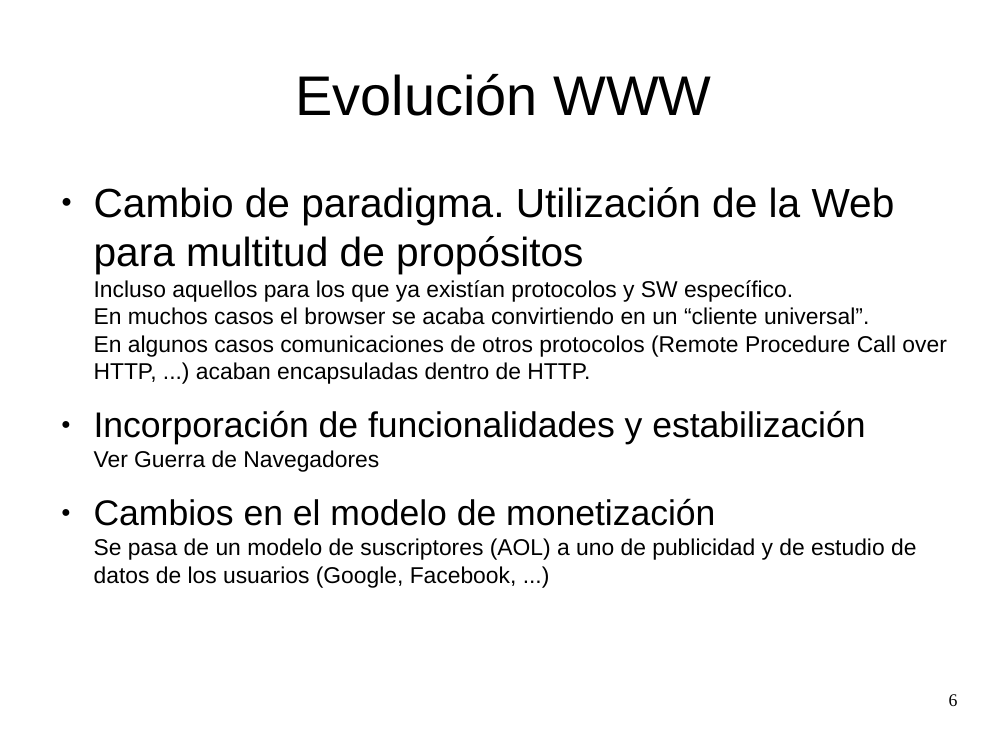
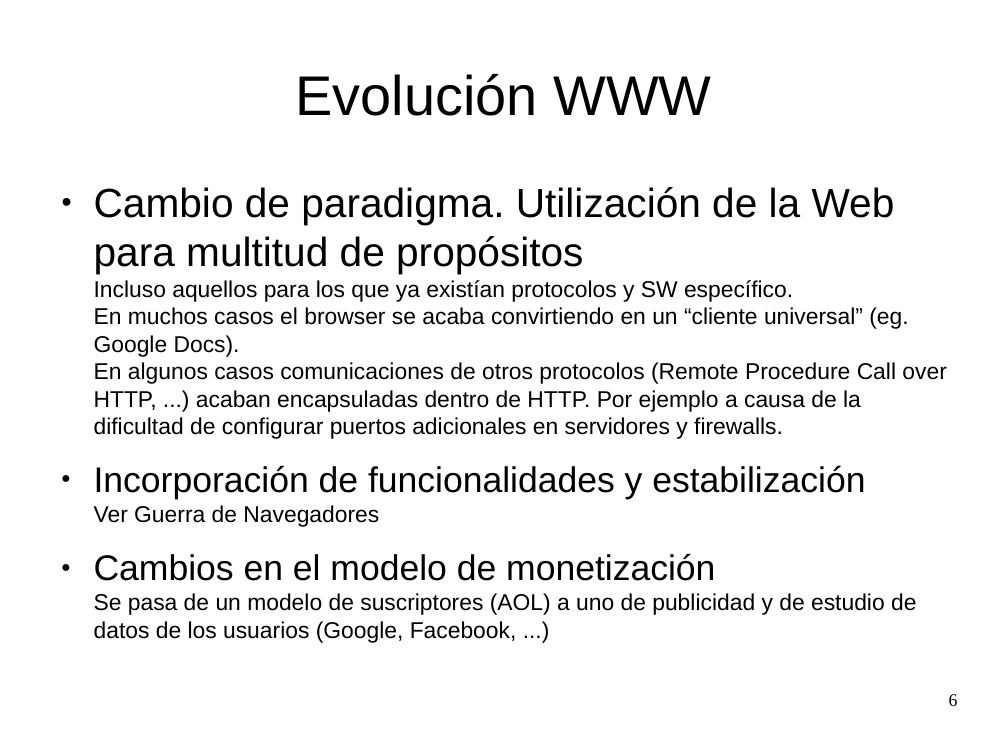
Before and after one commit to fjarandag/tic2, a slide deck: slide 6 of t02-www/102-historia.odp. Drawn at 1008x756 pixels with LibreOffice and Linux fonts; fonts in the diff are those of the drawing. Boxes give left, top, right and bottom in pixels: in the first picture for what was removed or moved away, otherwise in the second. Text is boxed around its words. In the diff, an @@ line names an element or a change of style, - is before the commit and + after.

```diff
--- a/t02-www/102-historia.odp
+++ b/t02-www/102-historia.odp
@@ text at [94,187,946,439]: text changed @@
-● Cambio de paradigma. Utilización de la Web para multitud de propósitos
-  Incluso aquellos para los que ya existían protocolos y SW específico.
-  En muchos casos el browser se acaba convirtiendo en un “cliente universal”.
-  En algunos casos comunicaciones de otros protocolos (Remote Procedure Call over HTTP, ...) acaban encapsuladas dentro de HTTP.
+● Cambio de paradigma. Utilización de la Web para multitud de propósitos
+  Incluso aquellos para los que ya existían protocolos y SW específico.
+  En muchos casos el browser se acaba convirtiendo en un “cliente universal” (eg. Google Docs).
+  En algunos casos comunicaciones de otros protocolos (Remote Procedure Call over HTTP, ...) acaban encapsuladas dentro de HTTP. Por ejemplo a causa de la dificultad de configurar puertos adicionales en servidores y firewalls.
```
Also in this commit, not shown: 1 other slide changed, 3 other files.
